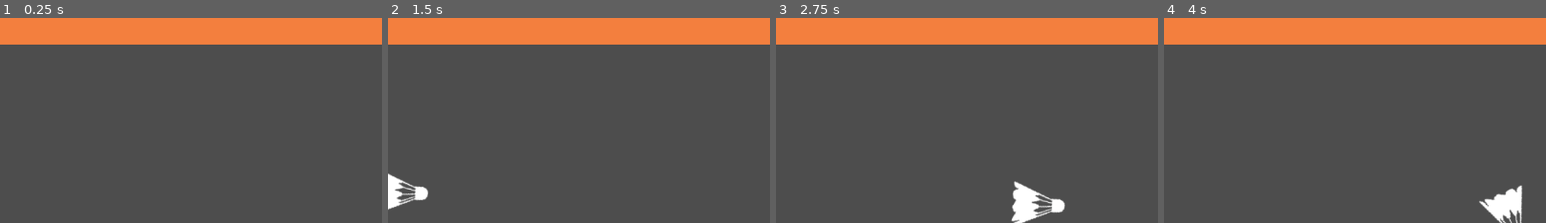
Above: before the commit, frames 1-4 (left to right).
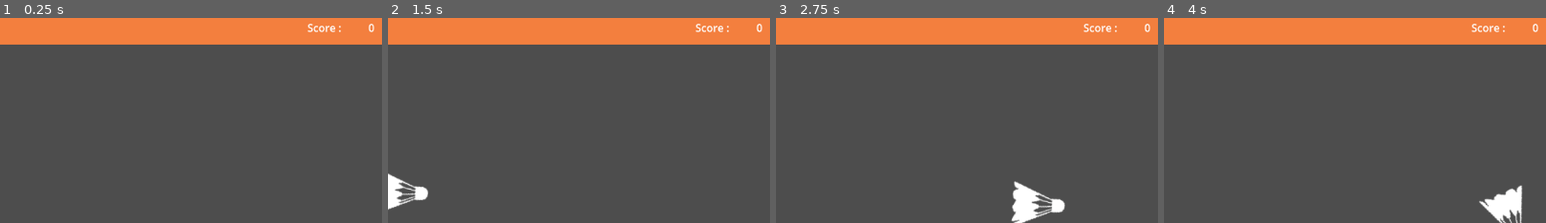
Above: after the commit, the same moments.

Repository: binghamkl/shuttlecock
Game: Godot game, scene res://shuttlecock.tscn
Two runs of this game, one before a commit and one after it. Both use one fixed random seed, a clock stepped at 60 frames per second and the inputs below.
Inputs:
- Up to frame 1 (0.25 s): no input
- Up to frame 2 (1.5 s): tap Enter at 0.5 s; hold Up (up) 0.53-1.28 s; hold Space (start) 0.53-1.28 s; hold Down (down) from 1.28 s (still down); tap Space (start) at 1.35 s
- Up to frame 3 (2.75 s): release Down (down) at 2.03 s; hold Up (up) from 2.03 s (still down); hold Space (start) from 2.03 s (still down)
- Up to frame 4 (4 s): release Space (start) at 2.78 s; tap Space (start) at 2.85 s; release Up (up) at 3.53 s; hold Down (down) from 3.53 s (still down); hold Space (start) from 3.53 s (still down)
The pictures show only the part of the screen within x 36-86%, y 0-50%; the shares and areas given below are measured in that part.

The runs differ from the first frame. In frame 1, 0.2% of the frame differs, in the area x 80-98%, y 2-7%; in frame 2, 0.2%; in frame 3, 0.2%; in frame 4, 0.2%.

Commit message:
testing pages

Diff:
--- a/Shuttlecock.gd
+++ b/Shuttlecock.gd
@@ -50,5 +50,5 @@
 				velocity.y += y_delta if velocity.y > 0 else -1 * y_delta
 			tween = create_tween()
 			tween.tween_property($".", "rotation", velocity.angle(), 1).set_ease(Tween.EASE_IN_OUT).set_trans(Tween.TRANS_SINE)
-			if collide.get_collider() == PlayerBat:
+			if collide.get_collider() == $"../PlayerBat":
 				score.emit()
--- a/main.gd
+++ b/main.gd
@@ -2,9 +2,11 @@
 
 var score : int = 0
 
+
 func _process(delta):
 	if !$Shuttlecock.running:
 		$Shuttlecock.SetPosition($PlayerBat.position + Vector2(100, 0))
+
 
 func _on_area_2d_body_entered(body):
 	$Shuttlecock.start()
@@ -12,3 +14,4 @@
 
 func _on_shuttlecock_score():
 	score += 10
+	$"Score Label/ScoreValue".text = str(score)
--- a/shuttlecock.tscn
+++ b/shuttlecock.tscn
@@ -121,5 +121,20 @@
 scale = Vector2(1, -19.7315)
 shape = SubResource("RectangleShape2D_0j56d")
 
+[node name="Score Label" type="Label" parent="."]
+offset_left = 308.0
+offset_top = -321.0
+offset_right = 360.0
+offset_bottom = -298.0
+text = "Score :"
+
+[node name="ScoreValue" type="Label" parent="Score Label"]
+layout_mode = 0
+offset_left = 62.0
+offset_right = 102.0
+offset_bottom = 23.0
+text = "0	"
+horizontal_alignment = 2
+
 [connection signal="score" from="Shuttlecock" to="." method="_on_shuttlecock_score"]
 [connection signal="body_entered" from="Area2D" to="." method="_on_area_2d_body_entered"]
